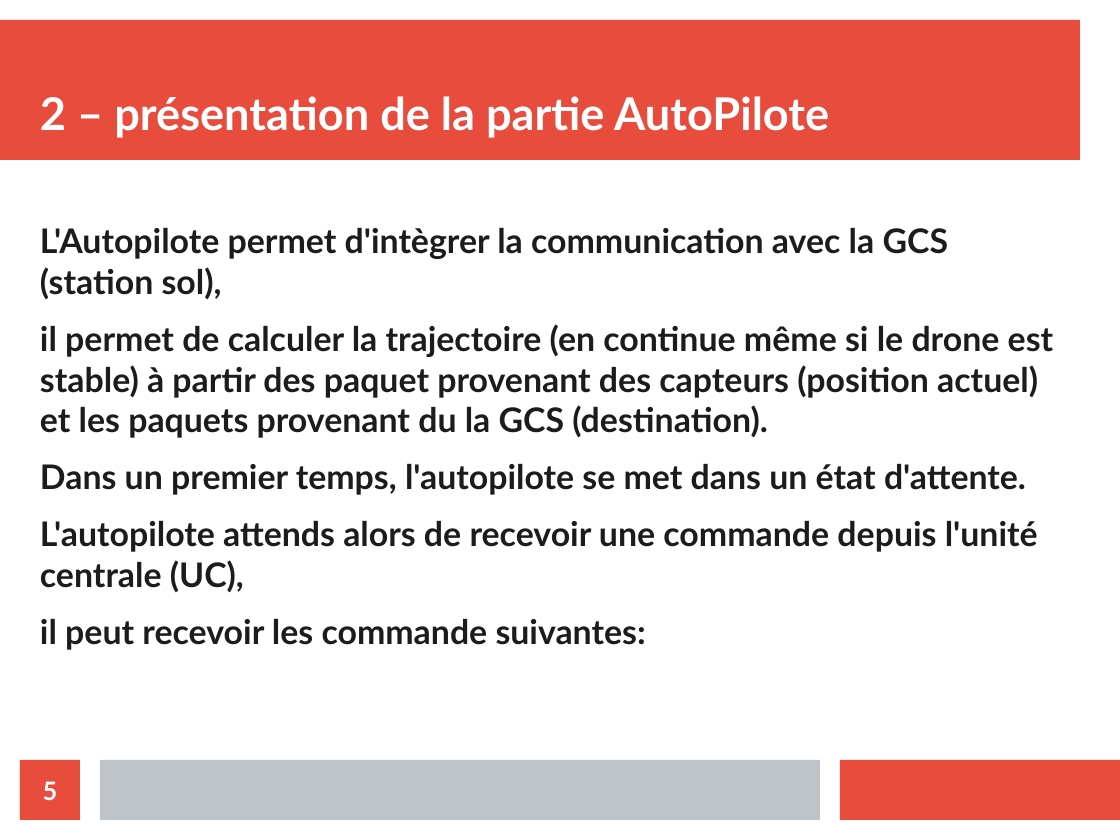
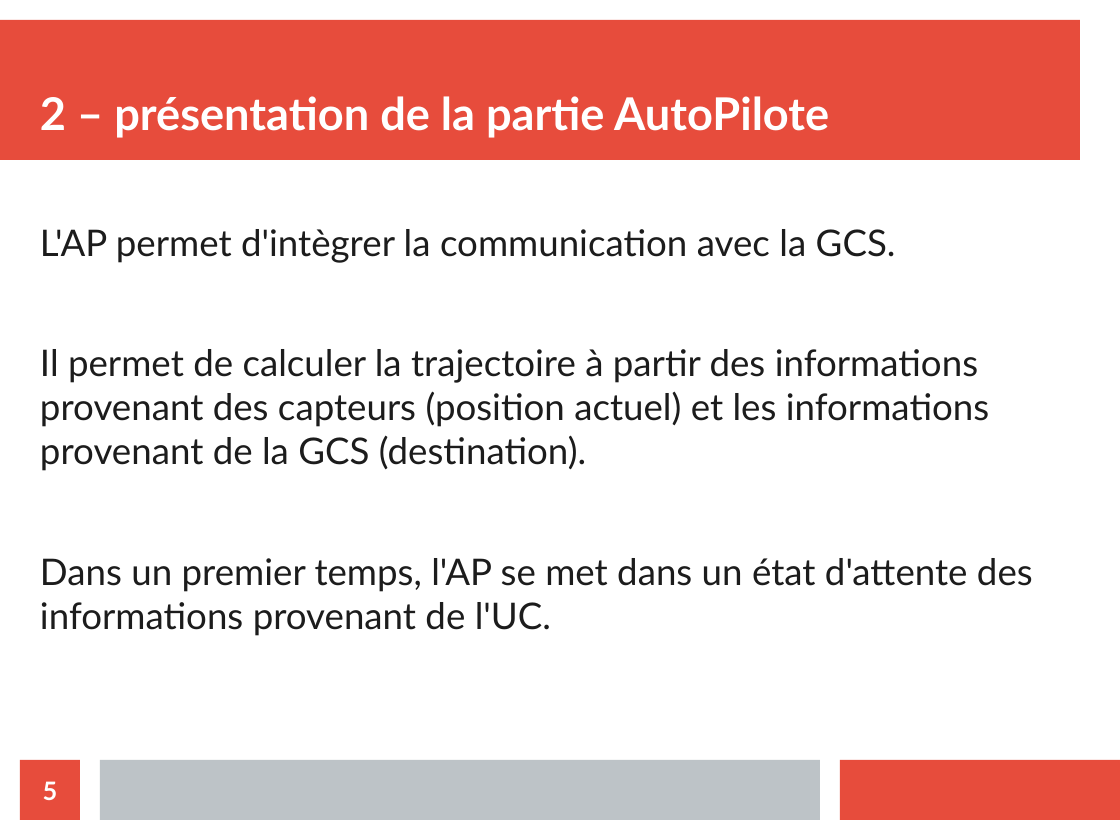
Before and after one commit to athmanmekh/AuttoPIlote-X-OPEN-PILOT, a slide deck: slide 5 of presentation/diapoPresentation.odp. Drawn at 1120x840 pixels with LibreOffice and Linux fonts; fonts in the diff are those of the drawing. Boxes give left, top, right and bottom in pixels: in the first picture for what was removed or moved away, otherwise in the second. Text is boxed around its words. In the diff, an @@ line names an element or a change of style, - is before the commit and + after.

```diff
--- a/presentation/diapoPresentation.odp
+++ b/presentation/diapoPresentation.odp
@@ text at (x1=40, y1=229, x2=1033, y2=636): text changed; size 24.1 to 26 pt; bold off @@
-L'Autopilote permet d'intègrer la communication avec la GCS (station sol),
-il permet de calculer la trajectoire (en continue même si le drone est stable) à partir des paquet provenant des capteurs (position actuel) et les paquets provenant du la GCS (destination).
-Dans un premier temps, l'autopilote se met dans un état d'attente.
-L'autopilote attends alors de recevoir une commande depuis l'unité centrale (UC),
-il peut recevoir les commande suivantes:
+L'AP permet d'intègrer la communication avec la GCS.
+Il permet de calculer la trajectoire à partir des informations provenant des capteurs (position actuel) et les informations provenant de la GCS (destination).
+Dans un premier temps, l'AP se met dans un état d'attente des informations provenant de l'UC.
```
Also in this commit, not shown: 6 other slides changed, 1 other file.
